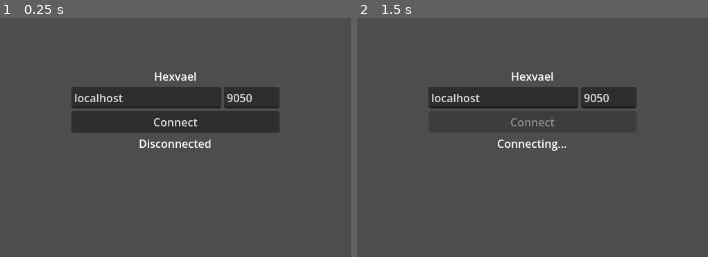
Above: before the commit, frames 1-2 (left to right).
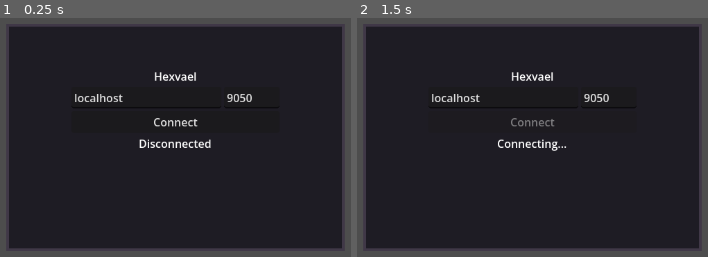
Above: after the commit, the same moments.

Repository: JacobLynch/hexvael
Game: Godot game, scene res://client.tscn
Two runs of this game, one before a commit and one after it. Both use one fixed random seed, a clock stepped at 60 frames per second and the inputs below.
Inputs (mouse positions are in pixels of both pictures, inside the frame that each line leads up to):
- Up to frame 1 (0.25 s): no input
- Up to frame 2 (1.5 s): tap Enter at 0.5 s; move the mouse to (outside the picture) at 0.52 s; hold D (move_right) 0.53-1.25 s; hold Shift 0.53-1.25 s; click (outside the picture) at 0.67 s; click "Connect" at 1.25 s

The runs differ from the first frame. In frame 1, 78% of the frame differs, in the area x 2-98%, y 3-97%; in frame 2, 83%.

Commit message:
Add visible arena floor and walls to WorldView

Diff:
--- a/godot/view/world/world_view.gd
+++ b/godot/view/world/world_view.gd
@@ -4,6 +4,16 @@
 
 var _player_views: Dictionary = {}  # player_id -> PlayerView node
 var _net_client: NetClient = null
+
+
+# Arena dimensions (must match server collision walls)
+const ARENA_WIDTH: float = 480.0
+const ARENA_HEIGHT: float = 320.0
+const WALL_THICKNESS: float = 4.0
+
+
+func _ready():
+	_build_arena_visual()
 
 
 func initialize(net_client: NetClient) -> void:
@@ -79,3 +89,32 @@
 	if _player_views.has(player_id):
 		_player_views[player_id].queue_free()
 		_player_views.erase(player_id)
+
+
+func _build_arena_visual():
+	var floor_color = Color(0.12, 0.11, 0.14)  # Dark stone floor
+	var wall_color = Color(0.25, 0.22, 0.28)    # Slightly lighter walls
+
+	# Floor
+	var floor_rect = ColorRect.new()
+	floor_rect.color = floor_color
+	floor_rect.position = Vector2.ZERO
+	floor_rect.size = Vector2(ARENA_WIDTH, ARENA_HEIGHT)
+	floor_rect.z_index = -10
+	add_child(floor_rect)
+
+	# Walls (visual only — collision is on the server)
+	var w = WALL_THICKNESS
+	_add_wall(wall_color, Vector2(0, -w), Vector2(ARENA_WIDTH, w))          # Top
+	_add_wall(wall_color, Vector2(0, ARENA_HEIGHT), Vector2(ARENA_WIDTH, w)) # Bottom
+	_add_wall(wall_color, Vector2(-w, -w), Vector2(w, ARENA_HEIGHT + w * 2)) # Left
+	_add_wall(wall_color, Vector2(ARENA_WIDTH, -w), Vector2(w, ARENA_HEIGHT + w * 2)) # Right
+
+
+func _add_wall(color: Color, pos: Vector2, size: Vector2):
+	var wall = ColorRect.new()
+	wall.color = color
+	wall.position = pos
+	wall.size = size
+	wall.z_index = -9
+	add_child(wall)
